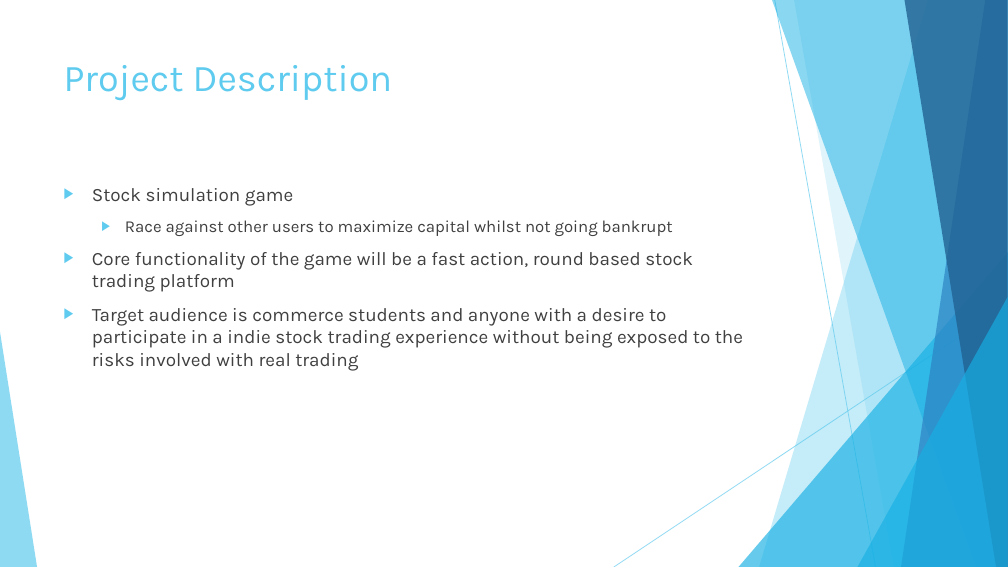
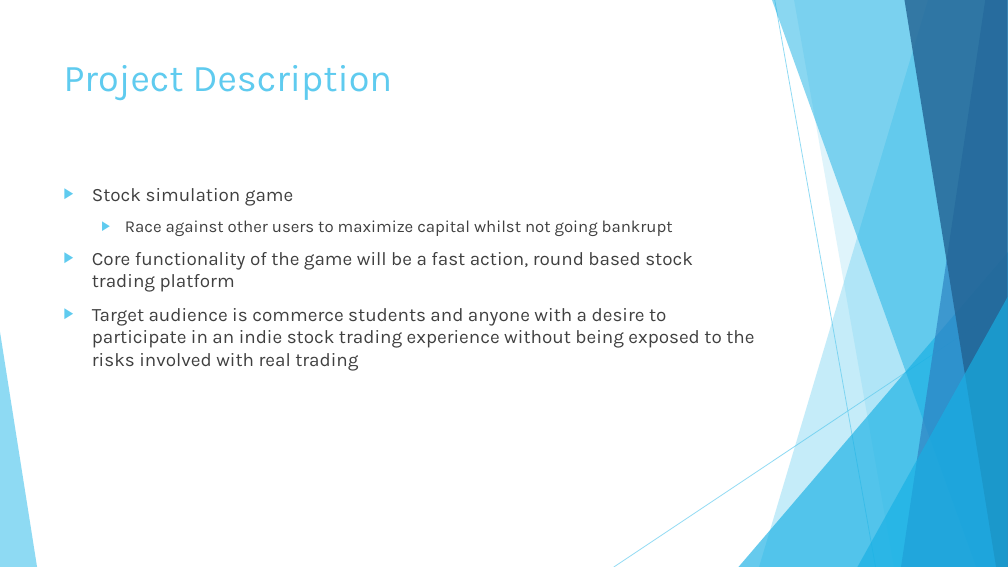
Before and after one commit to fazeelabbasi/CRASH, a slide deck: slide 2 of docs/CMPE 320 Final Group Presentation.pptx. Drawn at 1008x567 pixels with LibreOffice and Linux fonts; fonts in the diff are those of the drawing. Boxes give left, top, right and bottom in pixels: in the first picture for what was removed or moved away, otherwise in the second. Text is boxed around its words. In the diff, an @@ line names an element or a change of style, - is before the commit and + after.

Commit message:
Fix typo

```diff
--- a/docs/CMPE 320 Final Group Presentation.pptx
+++ b/docs/CMPE 320 Final Group Presentation.pptx
@@ text at <box>92,308,754,371</box>: text changed @@
-▶ Target audience is commerce students and anyone with a desire to participate in a indie stock trading experience without being exposed to the risks involved with real trading
+▶ Target audience is commerce students and anyone with a desire to participate in an indie stock trading experience without being exposed to the risks involved with real trading
```
